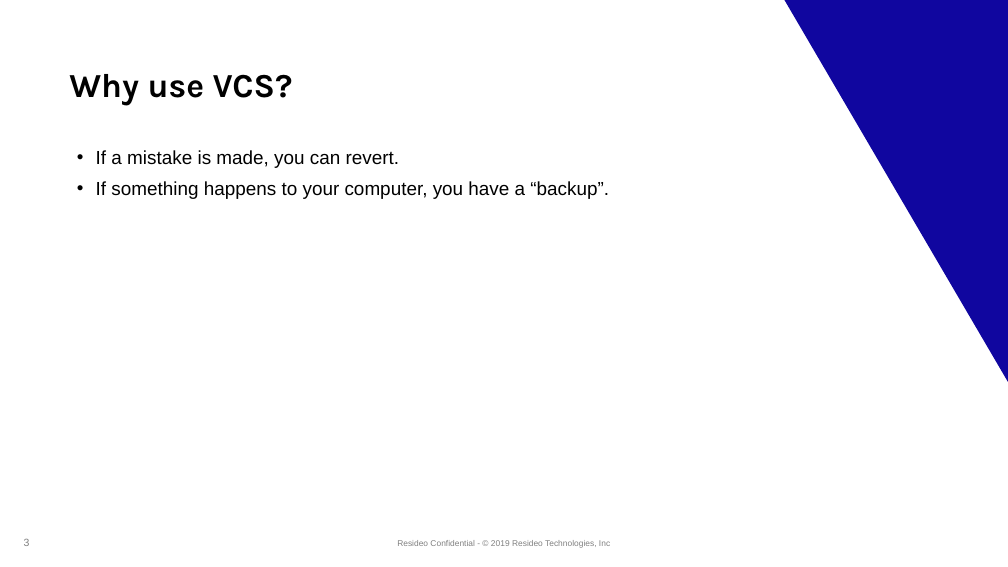
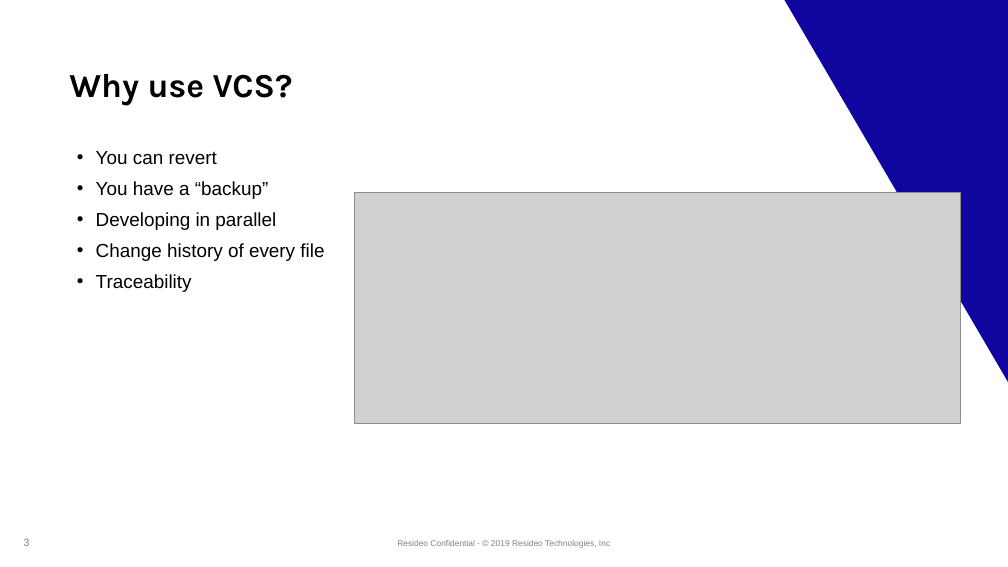
Before and after one commit to taraalma/00_Semestrei_IntroVCS, a slide deck: slide 4 of Documents/Version Control System.PPTX. Drawn at 1008x567 pixels with LibreOffice and Linux fonts; fonts in the diff are those of the drawing; grey boxes stand for pictures; background and template pictures are left out. Boxes give left, top, right and bottom in pixels: in the first picture for what was removed or moved away, otherwise in the second. Text is boxed around its words. In the diff, an @@ line names an element or a change of style, - is before the commit and + after.

Commit message:
Slides 0-4 finished

```diff
--- a/Documents/Version Control System.PPTX
+++ b/Documents/Version Control System.PPTX
@@ text at [96, 151, 324, 292]: text changed @@
-• If a mistake is made, you can revert.
-• If something happens to your computer, you have a “backup”.
+• You can revert
+• You have a “backup”
+• Developing in parallel
+• Change history of every file
+• Traceability
@@ picture added at [355, 192, 960, 424] @@
```
Also in this commit, not shown: 2 other slides changed.
